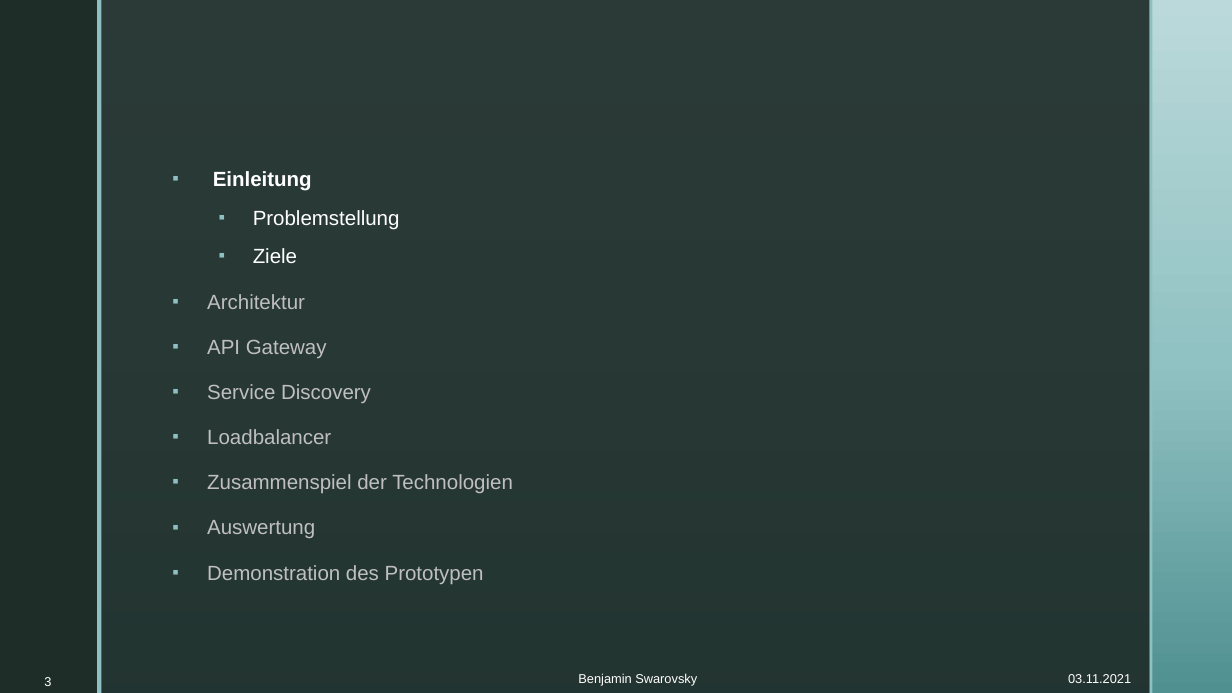
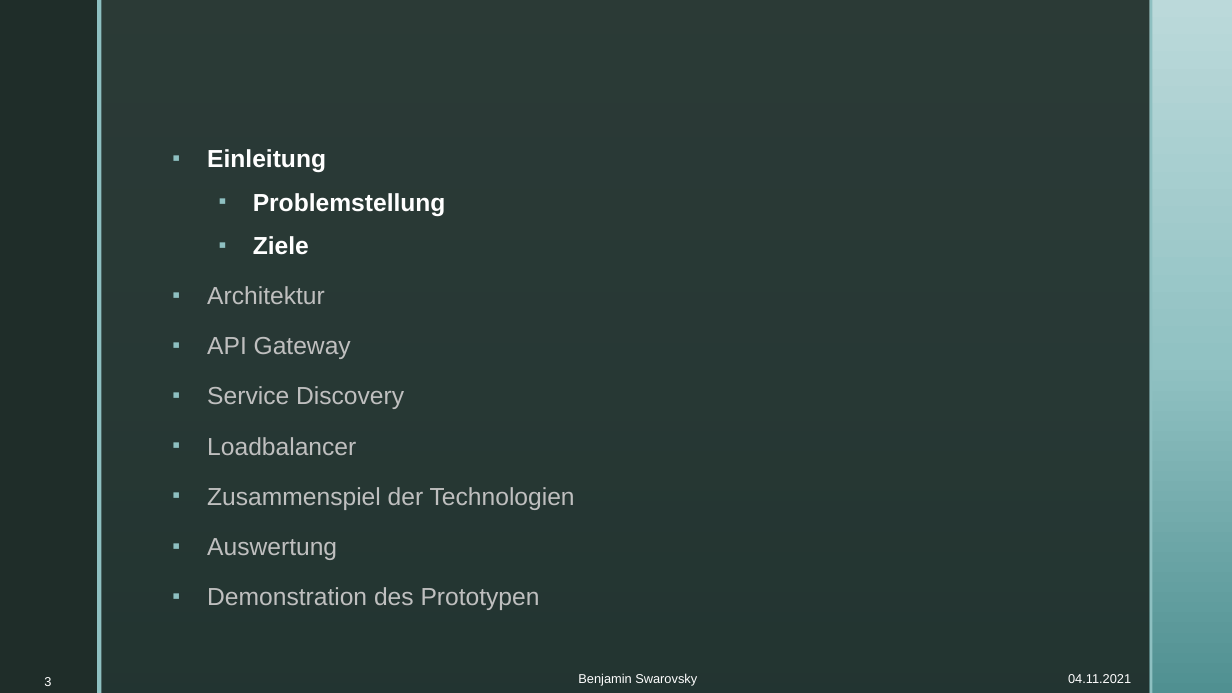
Before and after one commit to BenjaminS01/Abschluss, a slide deck: slide 3 of Vortrag.pptx. Drawn at 1232x693 pixels with LibreOffice and Linux fonts; fonts in the diff are those of the drawing; background and template pictures are left out. Boxes give left, top, right and bottom in pixels: in the first picture for what was removed or moved away, otherwise in the second. Text is boxed around its words. In the diff, an @@ line names an element or a change of style, - is before the commit and + after.

Commit message:
Vortrag Architektur

```diff
--- a/Vortrag.pptx
+++ b/Vortrag.pptx
@@ text "Einleitung": place and size @@
-text "Einleitung" at (207, 171, 513, 585)
+text "Einleitung" at (207, 149, 575, 610)
@@ text "Einleitung" at (207, 149, 575, 610): size 16 to 19.2 pt; bold on in "Problemstellung", "Ziele" @@
@@ text at (1068, 674, 1131, 683): text changed @@
-03.11.2021
+04.11.2021
```
Also in this commit, not shown: 2 other slides changed, 5 slides added.
